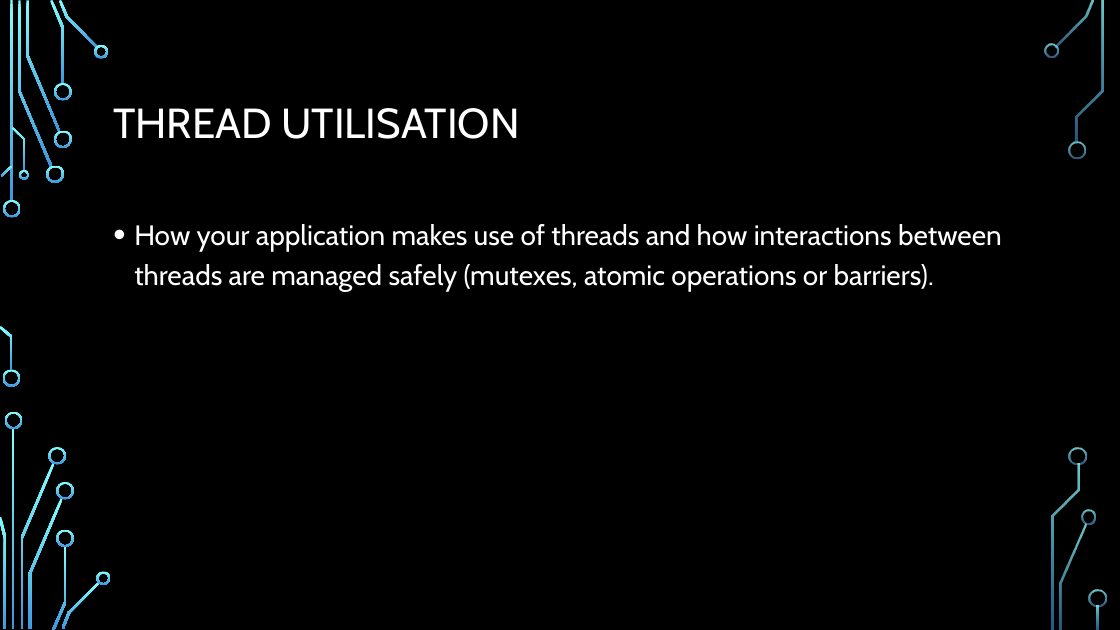
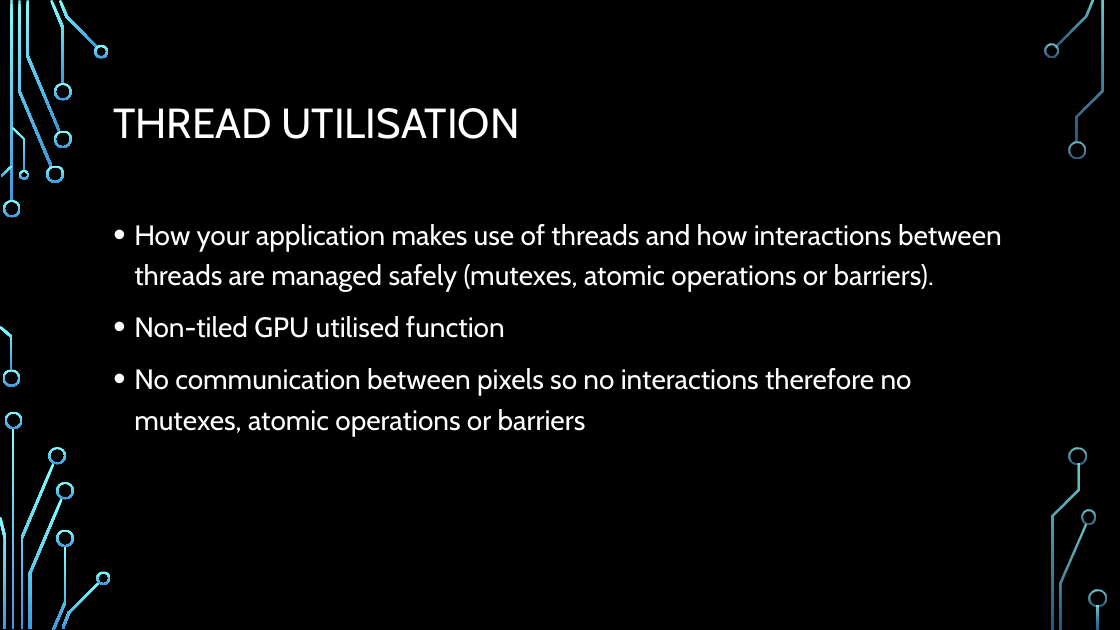
Before and after one commit to Shorte240/DSaA-Submission, a slide deck: slide 8 of CMP202 Assessment.pptx. Drawn at 1120x630 pixels with LibreOffice and Linux fonts; fonts in the diff are those of the drawing; background and template pictures are left out. Boxes give left, top, right and bottom in pixels: in the first picture for what was removed or moved away, otherwise in the second. Text is boxed around its words. In the diff, an @@ line names an element or a change of style, - is before the commit and + after.

```diff
--- a/CMP202 Assessment.pptx
+++ b/CMP202 Assessment.pptx
@@ text at (134,316,912,436): paragraphs added @@
+• Non-tiled GPU utilised function
+• No communication between pixels so no interactions therefore no mutexes, atomic operations or barriers
```
Also in this commit, not shown: 6 other slides changed, 2 other files.
